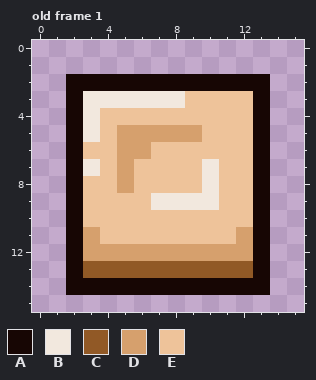
A pixel-art file gets an edit: chocokurei/App/images/choco5.aseprite. This is how it looked before the edit.
16x16 pixels, 1 frame. Shown: old frame 1. The commit also changed other frames, which this record leaves out.
Palette (. is transparent): A #170604  B #f2e8de  C #915926  D #d6a06d  E #eec39a
Pixels before, old frame 1, first column x 2:
 2 AAAAAAAAAAAA
 3 ABBBBBBEEEEA
 4 ABEEEEEEEEEA
 5 ABEDDDDDEEEA
 6 AEEDDEEEEEEA
 7 ABEDEEEEBEEA
 8 AEEDEEEEBEEA
 9 AEEEEBBBBEEA
10 AEEEEEEEEEEA
11 ADEEEEEEEEDA
12 ADDDDDDDDDDA
13 ACCCCCCCCCCA
14 AAAAAAAAAAAA
Now the later version:
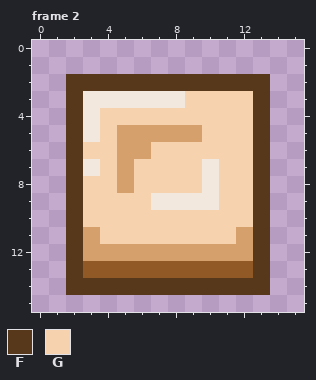
Colours new in this view: F #57381a  G #f6d2af
A new or re-ordered frame is compared with the old frame closest to it.
The edit:
frames 1 -> 8
Changed rows in their new state; - is an unchanged pixel.
Frame 2 is new; against old frame 1, layer "Layer 1":
first column x 2:
 2 FFFFFFFFFFFF
 3 F------GGGGF
 4 F-GGGGGGGGGF
 5 F-G-----GGGF
 6 FGG--GGGGGGF
 7 F-G-GGGG-GGF
 8 FGG-GGGG-GGF
 9 FGGGG----GGF
10 FGGGGGGGGGGF
11 F-GGGGGGGG-F
12 F----------F
13 F----------F
14 FFFFFFFFFFFF
